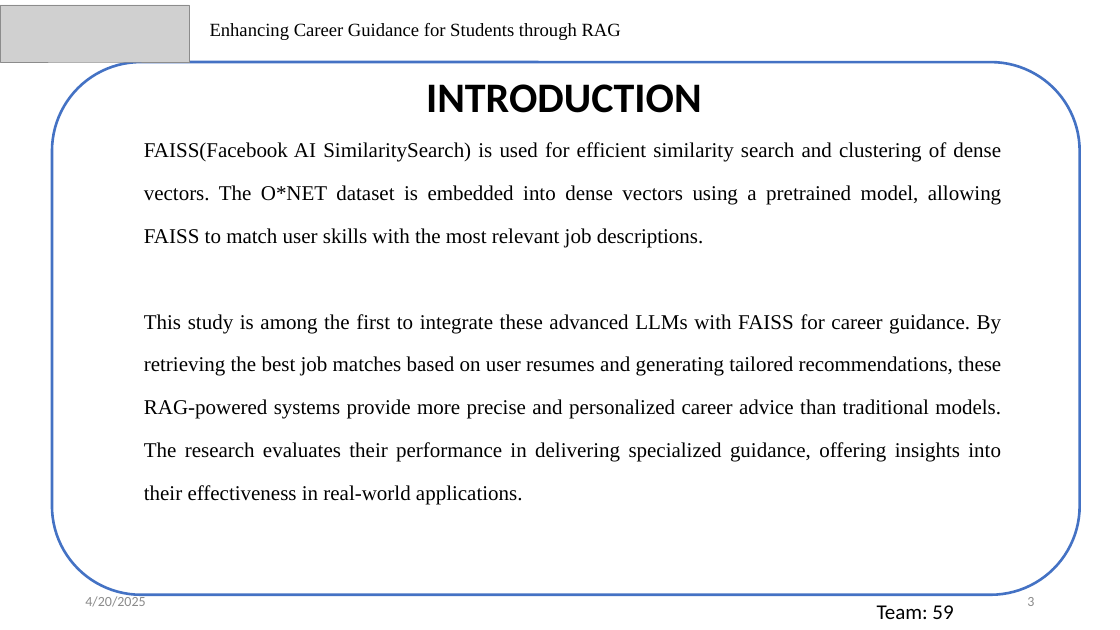
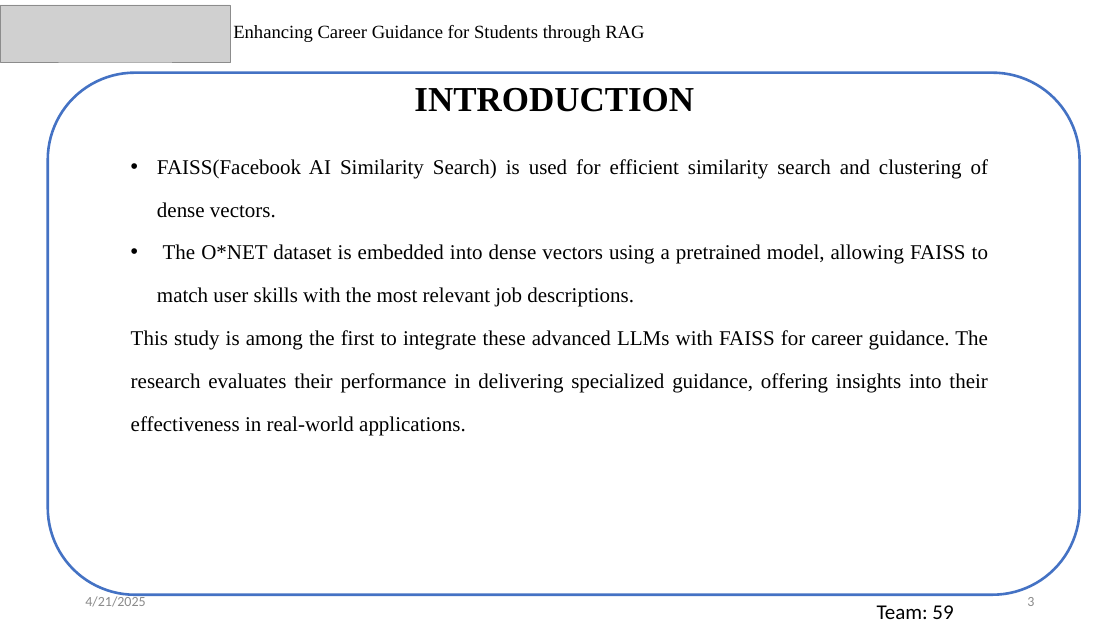
Before and after one commit to akhilswarop/RAG, a slide deck: slide 3 of External Review/External Review PPT.pptx. Drawn at 1120x630 pixels with LibreOffice and Linux fonts; fonts in the diff are those of the drawing; grey boxes stand for pictures. Boxes give left, top, right and bottom in pixels: in the first picture for what was removed or moved away, otherwise in the second. Text is boxed around its words. In the diff, an @@ line names an element or a change of style, - is before the commit and + after.

```diff
--- a/External Review/External Review PPT.pptx
+++ b/External Review/External Review PPT.pptx
@@ picture: place and size @@
-picture at (0, 5, 189, 62)
+picture at (0, 5, 230, 62)
@@ text "Enhancing Career Guidance for Students ...": place and size @@
-text "Enhancing Career Guidance for Students ..." at (210, 23, 621, 40)
+text "Enhancing Career Guidance for Students ..." at (233, 25, 644, 42)
@@ rounded rectangle: place and size @@
-rounded rectangle at (52, 62, 1080, 595)
+rounded rectangle at (48, 73, 1080, 596)
@@ text "INTRODUCTION": place and size @@
-text "INTRODUCTION" at (426, 84, 701, 113)
+text "INTRODUCTION" at (414, 88, 694, 112)
@@ text "INTRODUCTION" at (414, 88, 694, 112): size 36 to 30 pt, font Calibri to Times New Roman @@
@@ text at (131, 159, 988, 436): text changed @@
-FAISS(Facebook AI SimilaritySearch) is used for efficient similarity search and clustering of dense vectors. The O*NET dataset is embedded into dense vectors using a pretrained model, allowing FAISS to match user skills with the most relevant job descriptions.
-This study is among the first to integrate these advanced LLMs with FAISS for career guidance. By retrieving the best job matches based on user resumes and generating tailored recommendations, these RAG-powered systems provide more precise and personalized career advice than traditional models. The research evaluates their performance in delivering specialized guidance, offering insights into their effectiveness in real-world applications.
+• FAISS(Facebook AI Similarity Search) is used for efficient similarity search and clustering of dense vectors.
+• The O*NET dataset is embedded into dense vectors using a pretrained model, allowing FAISS to match user skills with the most relevant job descriptions.
+This study is among the first to integrate these advanced LLMs with FAISS for career guidance. The research evaluates their performance in delivering specialized guidance, offering insights into their effectiveness in real-world applications.
@@ text at (85, 594, 145, 607): text changed @@
-4/20/2025
+4/21/2025
```
Also in this commit, not shown: 27 other slides changed, 4 slides added.
